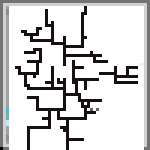
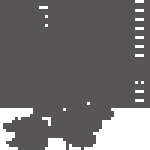
Layered file, before and after one edit (150px x 150px). Changes by layer:
renamed "Background" to "Layer 20", moved it above "Group 2", painted on it over (0, 0, 150, 150)
hid "Layer 16", opacity 100% → 72%, moved it into group "Group 2", painted on it over (6, 51, 144, 129)
hid "download (1)", moved it into group "Group 2", painted on it over (6, 6, 144, 150)
hid "Layer 17", moved it into group "Group 2", painted on it over (0, 0, 150, 150)
